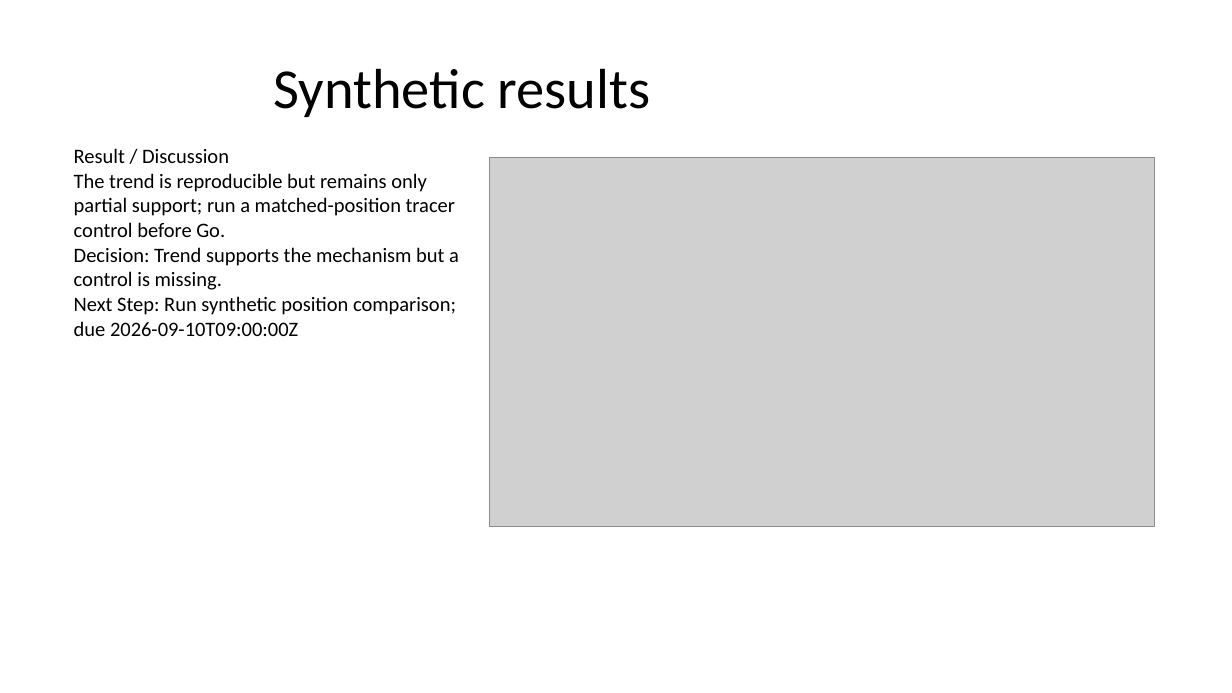
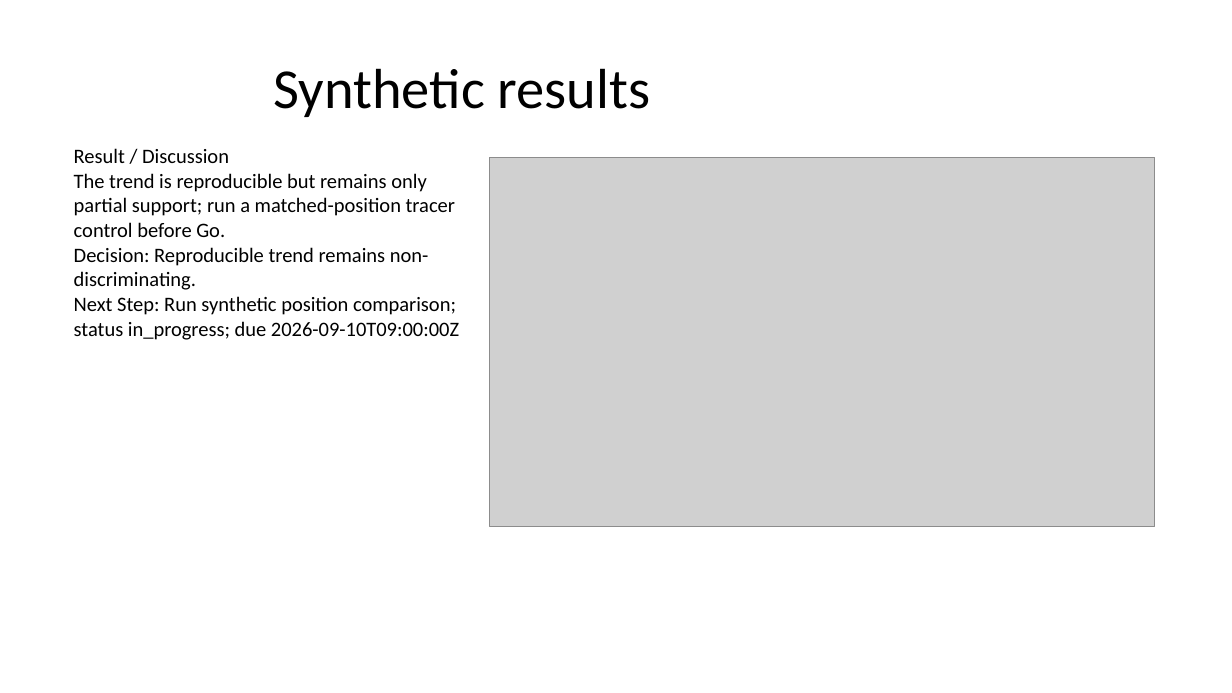
Before and after one commit to Gary0915/AI-Research-SKILLs, a slide deck: slide 4 of thesis-deck-system/artifacts/phase1/master_revised_build.pptx. Drawn at 1232x693 pixels with LibreOffice and Linux fonts; fonts in the diff are those of the drawing; grey boxes stand for pictures. Boxes give left, top, right and bottom in pixels: in the first picture for what was removed or moved away, otherwise in the second. Text is boxed around its words. In the diff, an @@ line names an element or a change of style, - is before the commit and + after.

```diff
--- a/thesis-deck-system/artifacts/phase1/master_revised_build.pptx
+++ b/thesis-deck-system/artifacts/phase1/master_revised_build.pptx
@@ text at bbox=[74, 247, 459, 340]: text changed @@
-Decision: Trend supports the mechanism but a control is missing.
-Next Step: Run synthetic position comparison; due 2026-09-10T09:00:00Z
+Decision: Reproducible trend remains non-discriminating.
+Next Step: Run synthetic position comparison; status in_progress; due 2026-09-10T09:00:00Z
```
Also in this commit, not shown: 39 other files.
